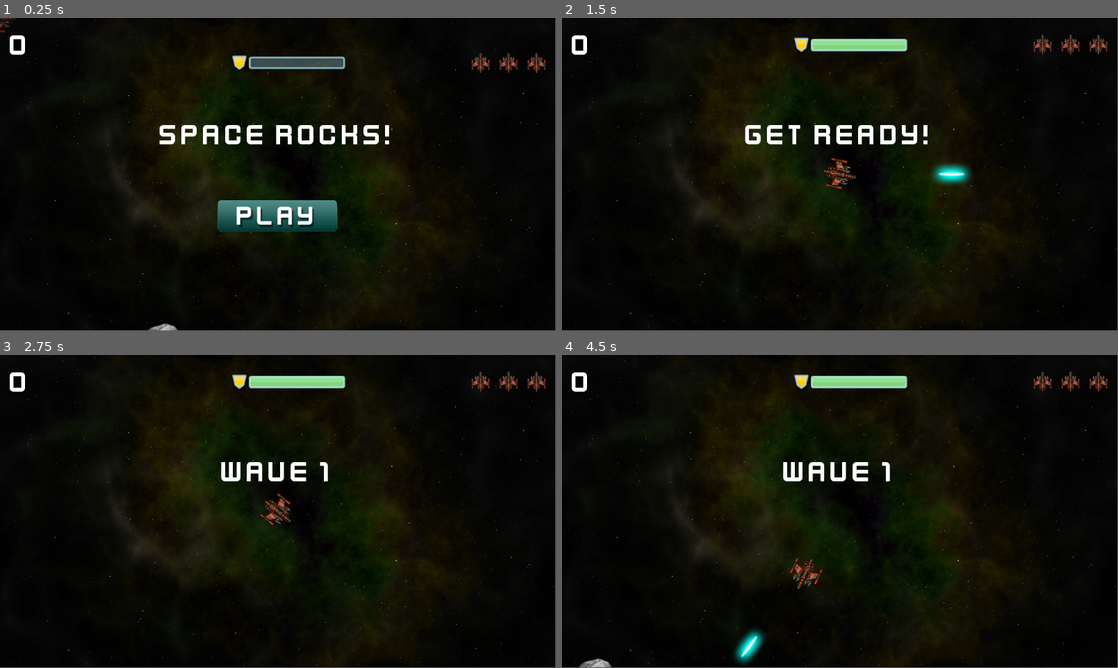
Above: before the commit, frames 1-4 (two rows, left to right).
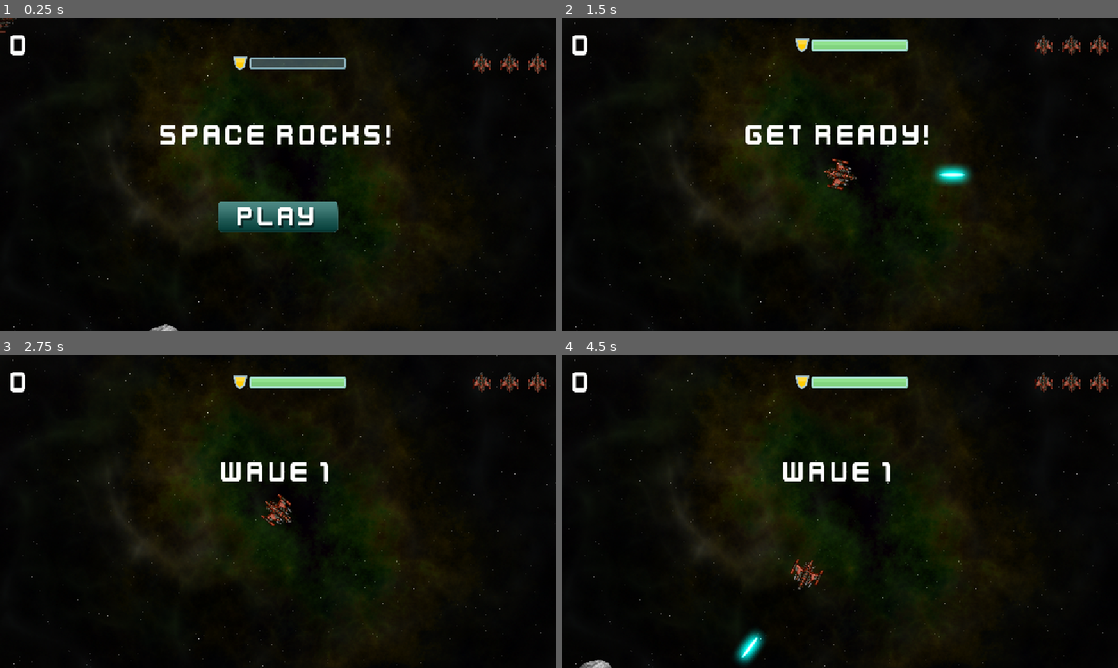
Above: after the commit, the same moments.

Repository: hligon35/spaceRocks
Game: Godot game, scene res://main.tscn
Two runs of this game, one before a commit and one after it. Both use one fixed random seed, a clock stepped at 60 frames per second and the inputs below.
Inputs (mouse positions are in pixels of both pictures, inside the frame that each line leads up to):
- Up to frame 1 (0.25 s): no input
- Up to frame 2 (1.5 s): click (840, 215) at 0.5 s; tap Enter at 1.25 s; hold D (rotateRight) from 1.28 s (still down); hold Space (shoot) from 1.28 s (still down)
- Up to frame 3 (2.75 s): release D (rotateRight) at 2.03 s; release Space (shoot) at 2.03 s; hold A (rotateLeft) from 2.03 s (still down); tap Space (shoot) at 2.1 s
- Up to frame 4 (4.5 s): release A (rotateLeft) at 2.78 s; hold D (rotateRight) 2.78-3.53 s; hold Space (shoot) 2.78-3.53 s; hold W (thrust) 3.53-4.28 s; tap Space (shoot) at 3.6 s; hold A (rotateLeft) from 4.28 s (still down); hold Space (shoot) from 4.28 s (still down)
In our replay, the window is 799x449 before the commit and 800x450 after it. These sizes can differ from the game's own. Grey fills any space a smaller window leaves; there, only what the larger window draws over its background counts as a difference.

The runs differ from the first frame. In frame 1, 2.1% of the frame differs, in the area x 0-100%, y 0-100%; in frame 2, 1.7%; in frame 3, 1.4%; in frame 4, 1.7%.

Commit message:
adapt to resize

Diff:
--- a/project.godot
+++ b/project.godot
@@ -14,6 +14,13 @@
 run/main_scene="uid://bhura62mwrt5l"
 config/features=PackedStringArray("4.4", "Forward Plus")
 config/icon="res://icon.svg"
+
+[display]
+
+window/size/viewport_width=1152
+window/size/viewport_height=648
+window/stretch/mode="canvas_items"
+window/stretch/aspect="expand"
 
 [input]
 
